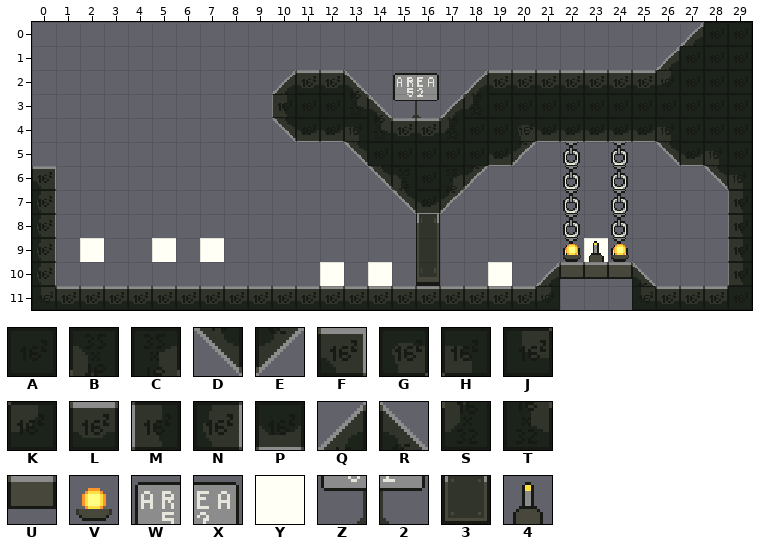
Two states of a Tiled map, assets/levels/introduction.tmx. The picture above was drawn from the file before the commit.
Cells are 16x16 px. Shown: x 0..29, y 0..11.
Key: from "prototype-basic-tiles": A 0, B 2, C 3, D 10, E 11, F 17, G 18, H 19, J 26, K 27, L 32, M 34, N 35, P 40, Q 48, R 49, S 56, T 57, U 73; from "prototype-interactive-elements": V 1, W 6, X 7, Y 16, Z 22, 2 23, 3 36, 4 49.
_ is an empty cell.
Objects are placed by their top-left corner, in cells (3,4 is the top-left corner of cell 3,4); size is 1x1 cell unless given.
Layers that did not change in this view are not listed.
Layer "collision" before, first column x 0:
 0 ___________________________QAA
 1 __________________________QAAA
 2 __________QLLR____QLLLLLLLKAAA
 3 __________MAATR__QSAAAAAAAAAAA
 4 __________DPPHTLLSAAGPPPPPHAAA
 5 _____________DAAAAAPE_____DPHA
 6 F_____________DBACE_________DH
 7 N______________DPE___________M
 8 N____________________________M
 9 N____________________________M
10 N____________________QUUUR___M
11 JLLLLLLLLLLLLLLLLLLLLK___JLLLA
Layer "foreground" before, first column x 0:
 0 ______________________________
 1 ______________________________
 2 _______________WX_____________
 3 _______________Z2_____________
 4 ______________________________
 5 ______________________________
 6 ______________________________
 7 ______________________________
 8 ______________________________
 9 ______________________V4V_____
10 ______________________________
11 ______________________________
Objects on layer "objects" before:
Y "spawn-player" at 2,9
Y "exit" at 23,9
Y "dogecoin" at 5,9
Y "bitcoin" at 7,9
Y "alien" at 12,10
Y "alien" at 19,10
Y "lever" at 14,10
3 "door" at 16,8 size 1x3
The result:
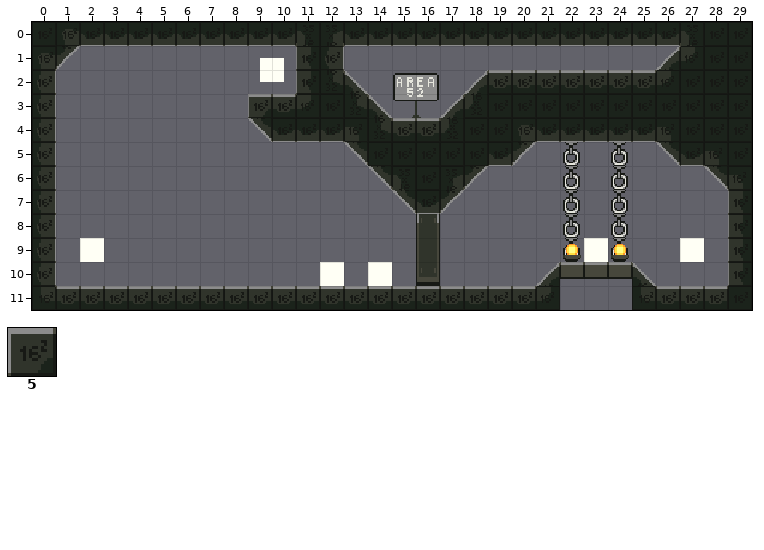
Further tiles: from "prototype-basic-tiles": 5 16.
From old to new:
Changed rows in their new state; . is an unchanged cell.
Layer "collision":
first column x 0:
 0 AGPPPPPPPPPBCPPPPPPPPPPPPPPB
 1 GE.........MN..............K
 2 N........._MT...............
 3 N........5LK................
 4 N........DP.................
 5 N...........................
 6 N...........................
Layer "objects":
changed: Y "dogecoin" at 5,9 -> Y "dogecoin" at 9.5,1.5
changed: Y "bitcoin" at 7,9 -> Y "bitcoin" at 27,9
removed: Y "alien" at 19,10
Layer "foreground":
first column x 23:
 9 _
